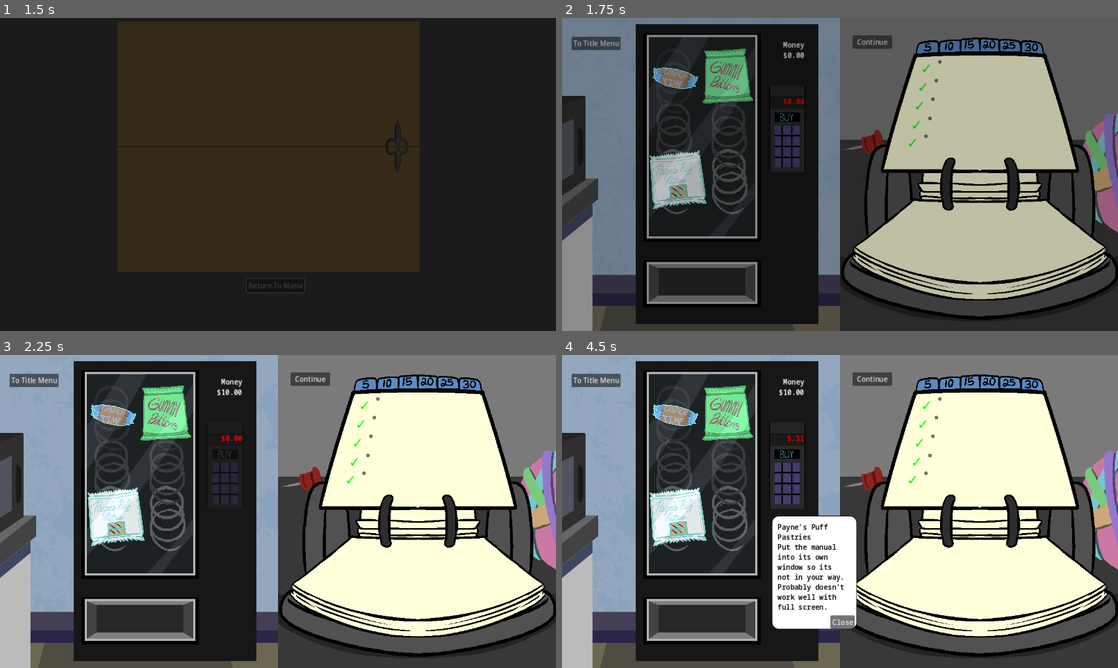
Above: before the commit, frames 1-4 (two rows, left to right).
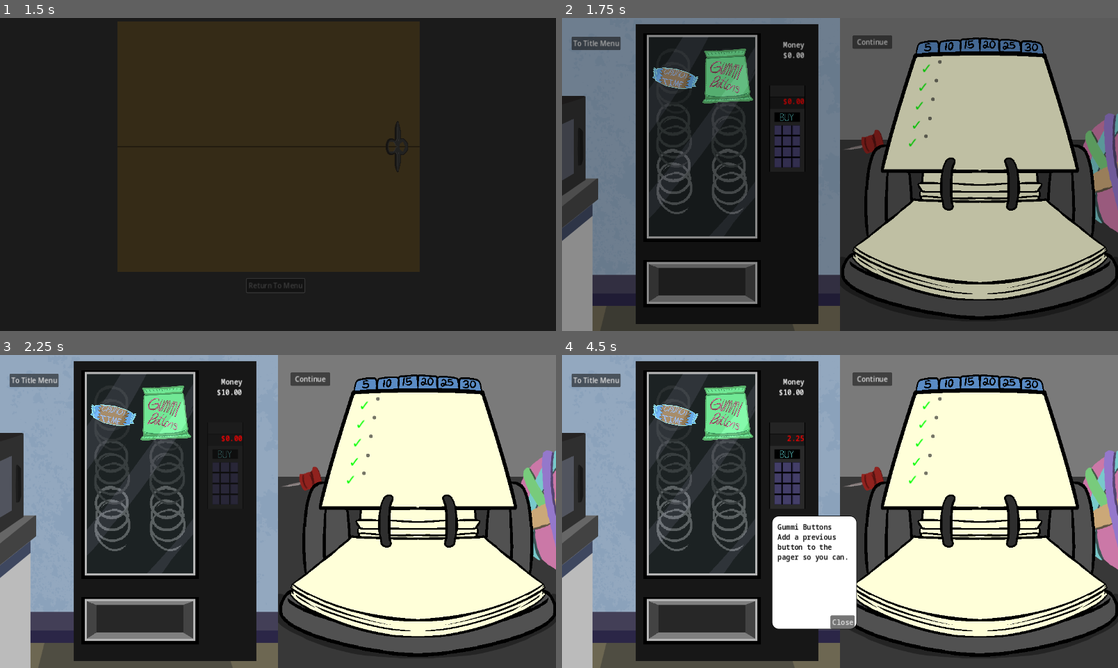
Above: after the commit, the same moments.

Repository: Carth501/team-ferret
Game: Godot game, scene res://scenes/end_day.tscn
Two runs of this game, one before a commit and one after it. Both use one fixed random seed, a clock stepped at 60 frames per second and the inputs below. This scene is started directly instead of the project's main scene. Sound files missing from this copy of the repository are replaced by a short silence.
Inputs (mouse positions are in pixels of both pictures, inside the frame that each line leads up to):
- Up to frame 1 (1.5 s): tap Enter at 0.5 s; move the mouse to (400, 158) at 0.52 s; click (400, 158) at 0.67 s; click "Return To Menu" at 1.25 s
- Up to frame 2 (1.75 s): no input
- Up to frame 3 (2.25 s): click (227, 464) at 2 s
- Up to frame 4 (4.5 s): click (678, 411) at 2.75 s; click (728, 411) at 3.5 s; click (678, 517) at 4.27 s

Frame 1 is identical in both runs. In frame 2, 1.5% of the frame differs, in the area x 15-26%, y 42-62%; in frame 3, 1.5%; in frame 4, 2.5%, in the area x 15-52%, y 25-82%.
Error in both runs: Invalid access to property or key 'complete_levels' on a base object of type 'Nil'. (res://scripts/rolodex.gd:79)

Commit message:
set upgrade purchased on purchase

Diff:
--- a/scenes/Envelope.gd
+++ b/scenes/Envelope.gd
@@ -9,7 +9,6 @@
 	position += motion * delta
 
 func _ready():
-	print("ready")
 	var timer = Timer.new()
 	timer.wait_time = 1
 	timer.timeout.connect(open_envelope)
--- a/scenes/vending_machine.tscn
+++ b/scenes/vending_machine.tscn
@@ -183,6 +183,7 @@
 scale = Vector2(2, 2)
 
 [node name="manual_window" type="Button" parent="upgrades" node_paths=PackedStringArray("check_mark")]
+visible = false
 layout_mode = 0
 offset_left = 28.0
 offset_top = 304.0
--- a/scripts/upgrade.gd
+++ b/scripts/upgrade.gd
@@ -20,10 +20,8 @@
 
 func _on_upgrade_pressed():
 	display_upgrade_details.emit(description, cost, purchased, self)
-	print(str("_on_upgrade_pressed", description, " ", cost))
 
 func _on_UpgradePurchased():
-	print("upgrade_purchased signal received")
 	purchased = true
 
 func set_purchased(bought: bool):
--- a/scripts/vending_machine.gd
+++ b/scripts/vending_machine.gd
@@ -44,13 +44,9 @@
 		update_money()
 		keypad.disabled = true
 		save_handler_single.buy_upgrade(current_upgrade.upgrade_id, current_upgrade.cost)
-	elif(purchased):
-		print("Upgrade already purchased")
-	else:
-		print("Not enough money")
+		current_upgrade.set_purchased(true)
 
 	if(current_upgrade is Upgrade):
-		print("Calling upgrade purchased signal")
 		current_upgrade.emit_signal("upgrade_purchased")
 
 func set_upgrades():
